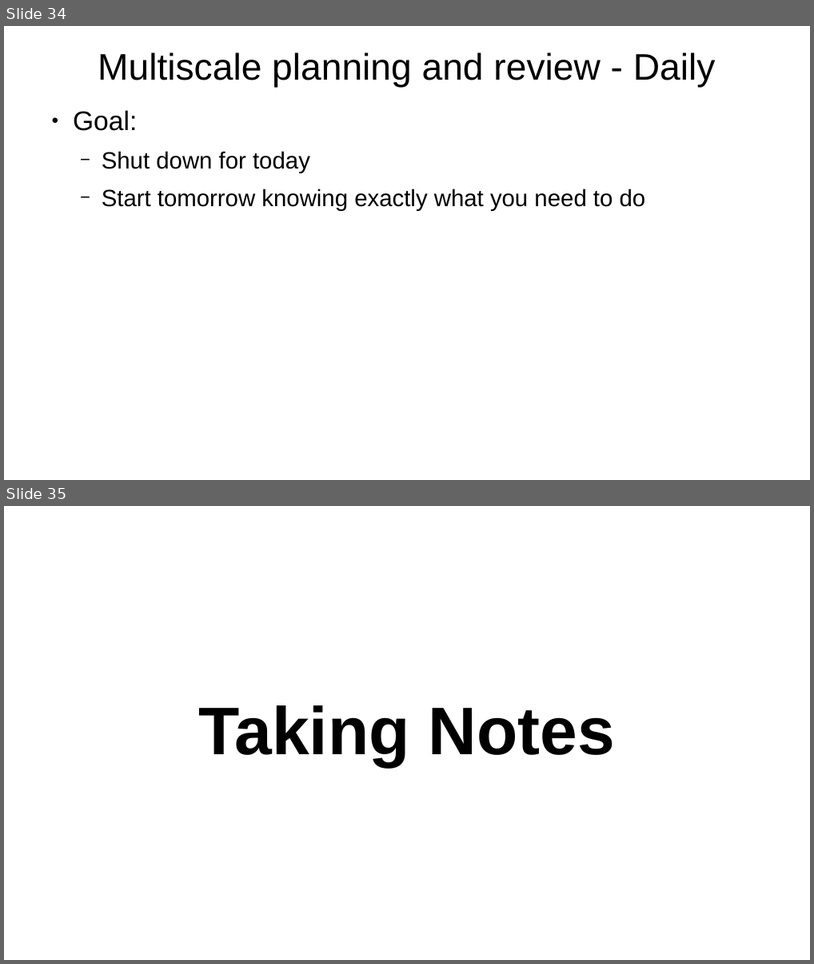
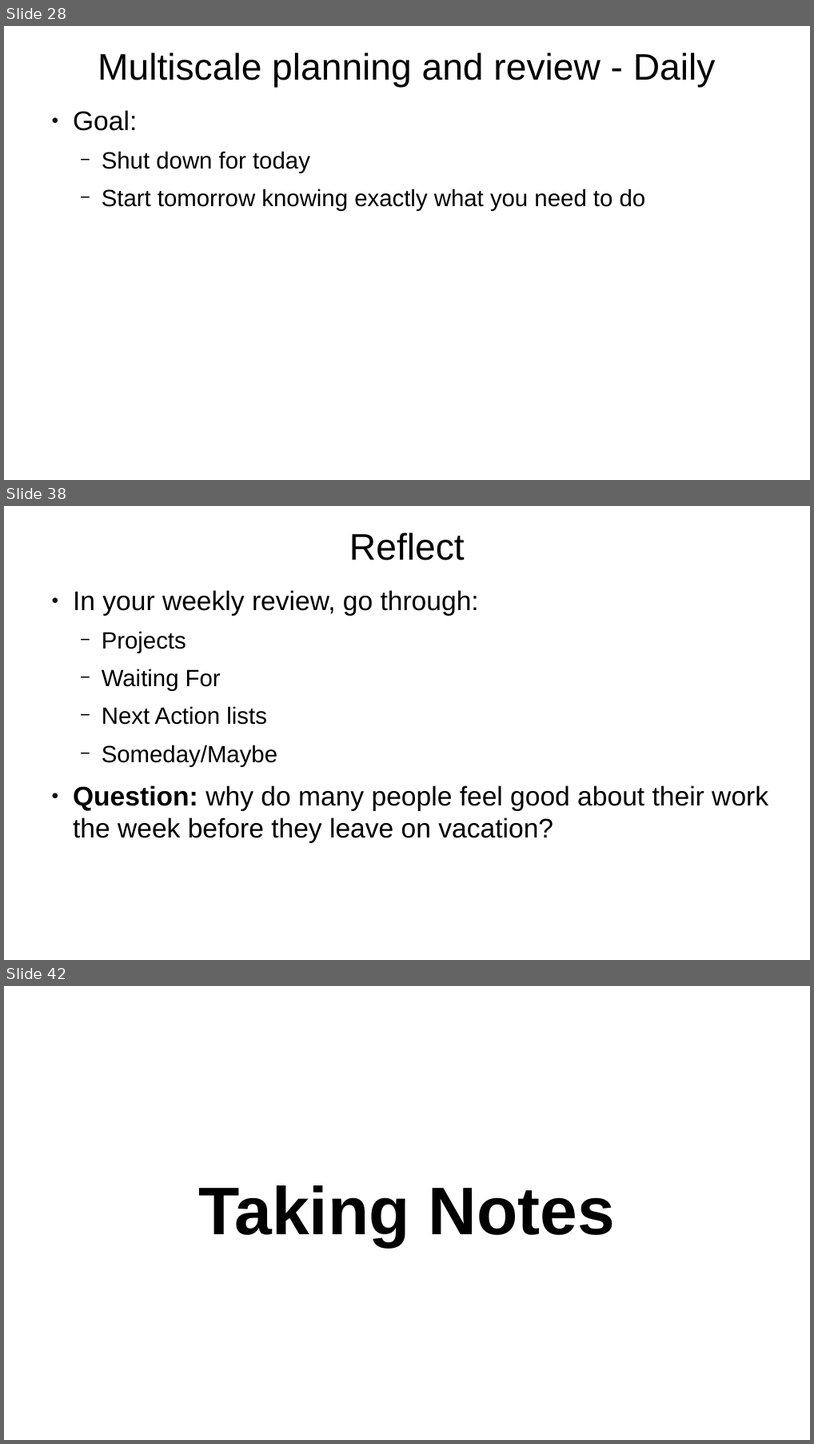
Before and after one commit to arnegevaert/SC26, a slide deck: personal_effectiveness.odp. Shown one above the other, each under a label of ours: slides 34 and 35 before the commit, slides 28, 38 and 42 after it; the slides between them are not shown. The pictures are 814x964 and 814x1444 pixels, drawn with LibreOffice and Linux fonts; fonts in the diff are those of the drawing. Boxes give left, top, right and bottom in pixels: in the first picture for what was removed or moved away, otherwise in the second. Text is boxed around its words. In the diff, an @@ line names an element or a change of style, - is before the commit and + after.

```diff
--- a/personal_effectiveness.odp
+++ b/personal_effectiveness.odp
@@ slide 38 added at [4,506,810,960], background #FFFFFF @@
@@ title added at [350,532,465,560], 44 pt, text #000000 @@
+Reflect
@@ text added at [73,590,769,843], 32 pt, text #000000 @@
+● In your weekly review, go through:
+  − Projects
+  − Waiting For
+  − Next Action lists
+  − Someday/Maybe
+● Question: why do many people feel good about their work the week before they leave on vacation?
@@ what was slide 34 is now slide 28 @@
@@ what was slide 35 is now slide 42 @@
```
Also in this commit, not shown: 7 slides changed, 13 other slides added, 5 slides removed.
